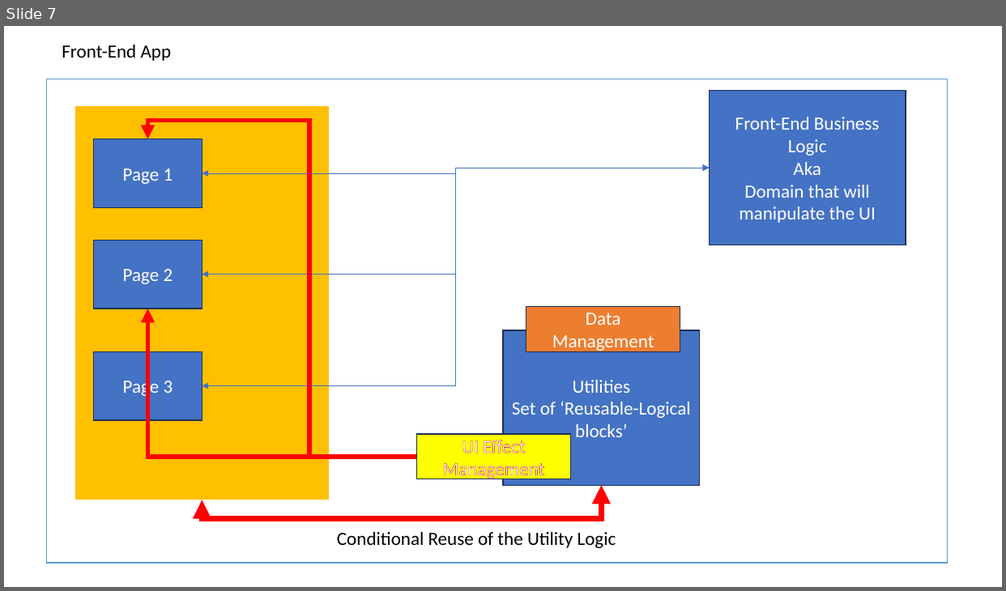
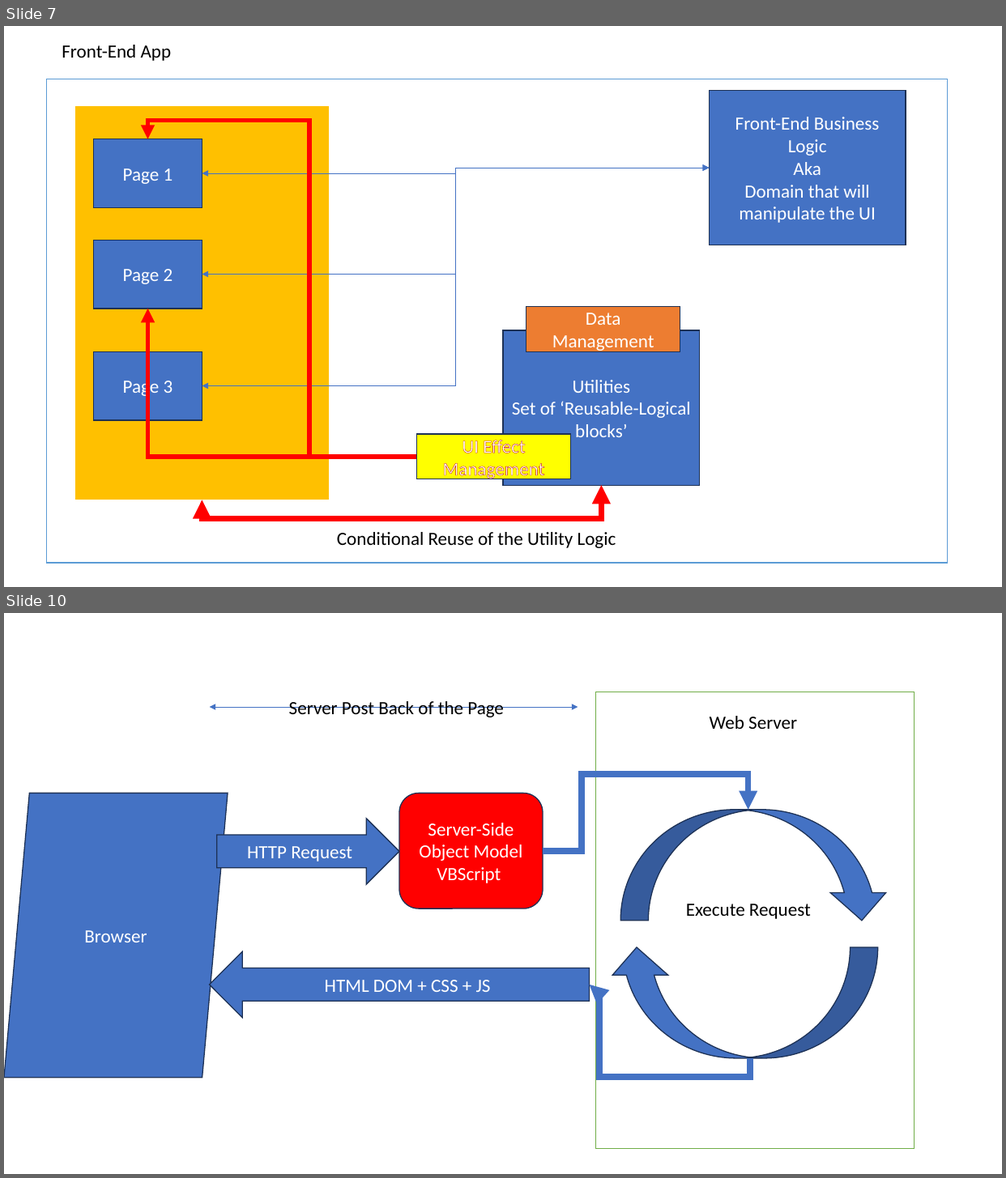
Before and after one commit to maheshsabnis/ugam, a slide deck: Training_Presentetions.pptx. Shown one above the other, each under a label of ours: slide 7 before the commit, slides 7 and 10 after it; the slides between them are not shown. The pictures are 1006x591 and 1006x1178 pixels, drawn with LibreOffice and Linux fonts; fonts in the diff are those of the drawing. Boxes give left, top, right and bottom in pixels: in the first picture for what was removed or moved away, otherwise in the second. Text is boxed around its words. In the diff, an @@ line names an element or a change of style, - is before the commit and + after.

```diff
--- a/Training_Presentetions.pptx
+++ b/Training_Presentetions.pptx
@@ slide 10 added at <box>4,613,1002,1174</box>, background #FFFFFF @@
@@ double arrow added from (209, 707) to (578, 707), #4472C4 0.5 pt @@
@@ text added at <box>289,701,504,717</box>, 18 pt, text #000000 @@
+Server Post Back of the Page
@@ rectangle added at <box>596,692,915,1149</box>, fill #FFFFFF, outline #70AD47 1 pt @@
@@ text added at <box>710,716,797,729</box>, 18 pt, text #000000 @@
+Web Server
@@ elbow arrow added from (543, 851) to (748, 810), #4472C4 6 pt @@
@@ parallelogram added at <box>4,794,228,1078</box>, fill #4472C4, outline #1E3256 1 pt, 18 pt, text #FFFFFF @@
+Browser
@@ rounded rectangle added at <box>399,794,543,909</box>, fill #FF0000, outline #1E3256 1 pt, 18 pt, text #FFFFFF @@
+Server-Side Object Model
+VBScript
@@ right arrow added at <box>216,818,399,884</box>, fill #4472C4, outline #1E3256 1 pt, 18 pt, text #FFFFFF @@
+HTTP Request
@@ curved down arrow added at <box>621,810,889,921</box>, fill #4472C4, outline #1E3256 1 pt @@
@@ text added at <box>686,904,811,919</box>, 18 pt, text #000000 @@
+Execute Request
@@ left arrow added at <box>209,952,590,1017</box>, fill #4472C4, outline #1E3256 1 pt, 18 pt, text #FFFFFF @@
+HTML DOM + CSS + JS
@@ curved down arrow added at <box>609,948,878,1059</box>, fill #4472C4, outline #1E3256 1 pt @@
@@ elbow arrow added from (750, 1059) to (590, 985), #4472C4 6 pt @@
```
Also in this commit, not shown: 1 slide changed, 4 other slides added, 11 other files.
